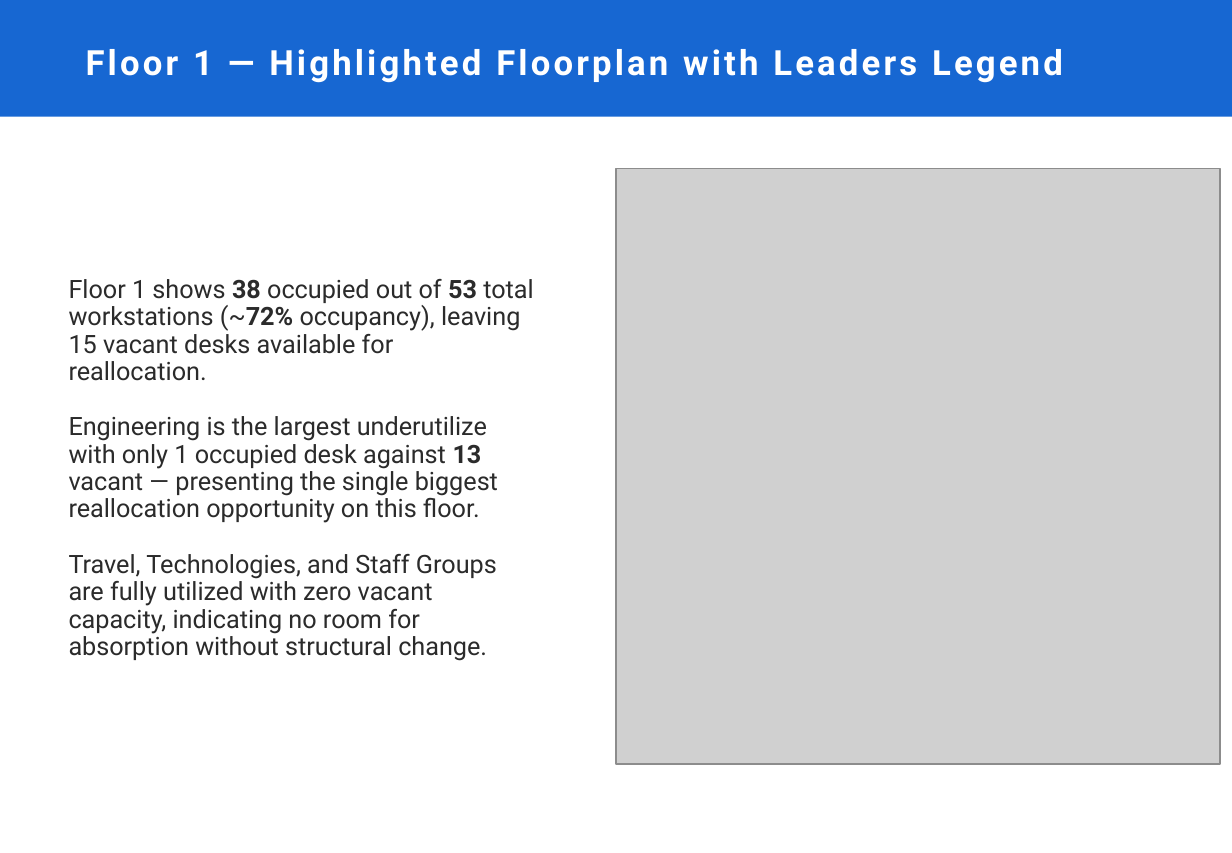
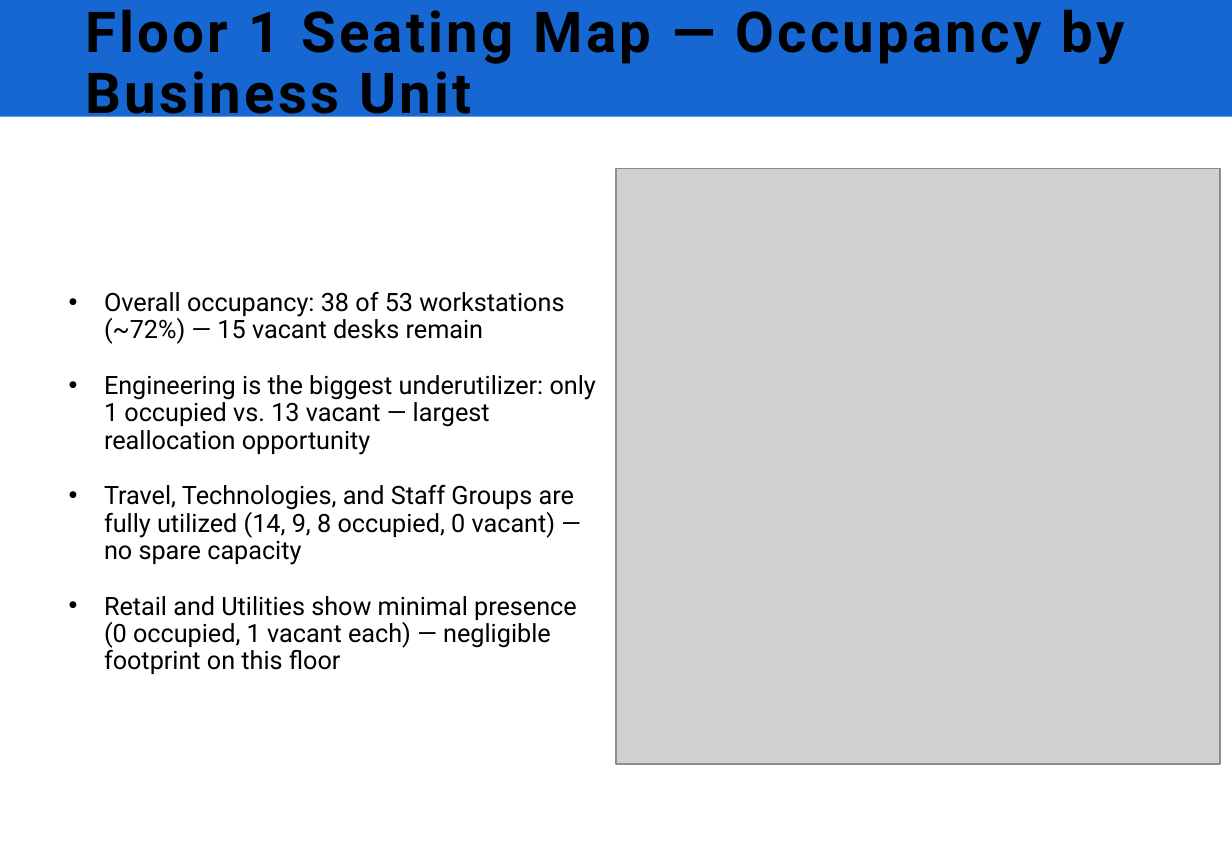
Before and after one commit to parokshs/conversational-ui, a slide deck: slide 5 of src/demo/presentation/assets/CWP_Template.pptx (slide 10 before the commit). Drawn at 1232x853 pixels with LibreOffice and Linux fonts; fonts in the diff are those of the drawing; grey boxes stand for pictures; background and template pictures are left out. Boxes give left, top, right and bottom in pixels: in the first picture for what was removed or moved away, otherwise in the second. Text is boxed around its words. In the diff, an @@ line names an element or a change of style, - is before the commit and + after.

```diff
--- a/src/demo/presentation/assets/CWP_Template.pptx
+++ b/src/demo/presentation/assets/CWP_Template.pptx
@@ title at (86,9,1125,126): text changed; size 22 to 35.8 pt; text colour #FFFFFF to #000000 @@
-Floor 1 — Highlighted Floorplan with Leaders Legend
+Floor 1 Seating Map — Occupancy by Business Unit
@@ text at (104,292,596,674): text changed; text colour #2B2B2B to #000000 @@
-Floor 1 shows 38 occupied out of 53 total workstations (~72% occupancy), leaving 15 vacant desks available for reallocation.
-Engineering is the largest underutilize with only 1 occupied desk against 13 vacant — presenting the single biggest reallocation opportunity on this floor.
-Travel, Technologies, and Staff Groups are fully utilized with zero vacant capacity, indicating no room for absorption without structural change.
+• Overall occupancy: 38 of 53 workstations (~72%) — 15 vacant desks remain
+• Engineering is the biggest underutilizer: only 1 occupied vs. 13 vacant — largest reallocation opportunity
+• Travel, Technologies, and Staff Groups are fully utilized (14, 9, 8 occupied, 0 vacant) — no spare capacity
+• Retail and Utilities show minimal presence (0 occupied, 1 vacant each) — negligible footprint on this floor
```
Also in this commit, not shown: 3 other slides changed, 1 slide added, 7 slides removed, 29 other files.
